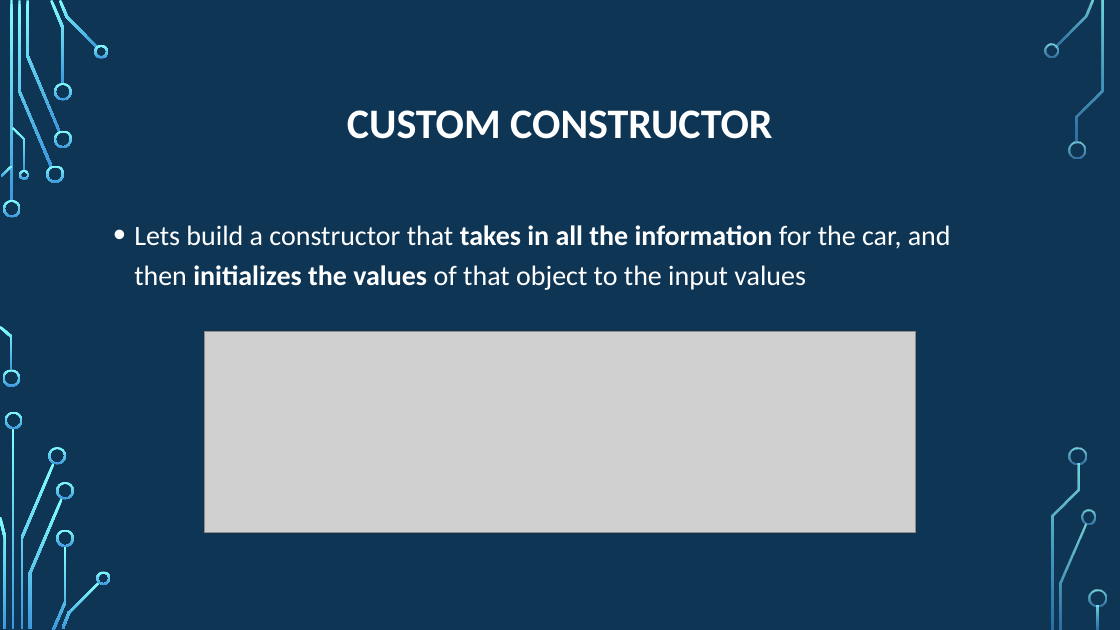
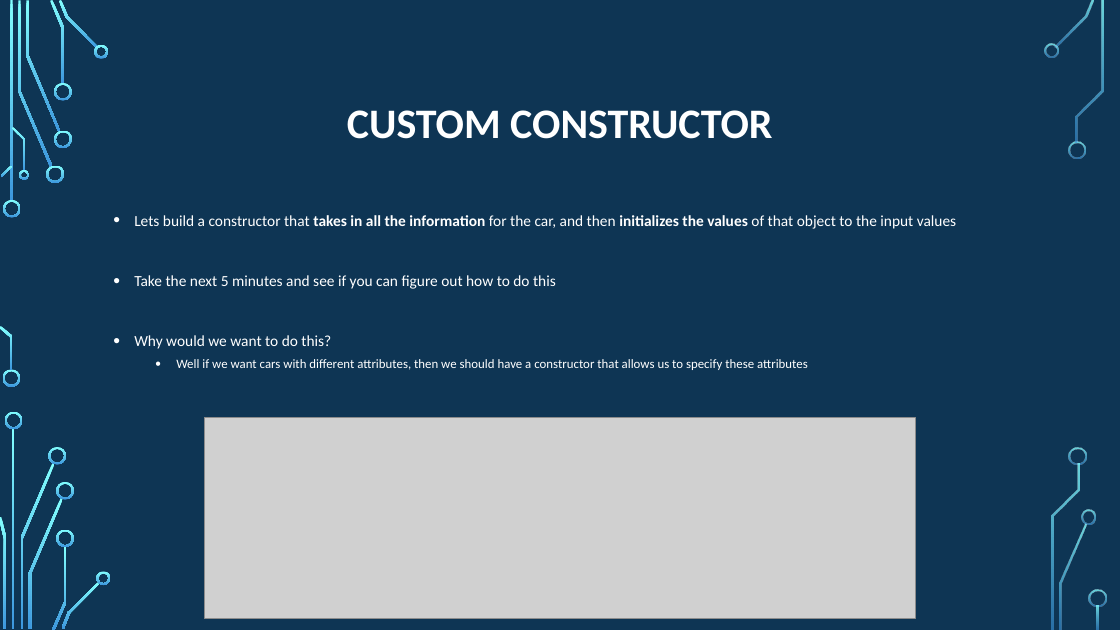
Before and after one commit to psypdt/Advanced_Summer_Course, a slide deck: slide 25 of Day4/Day_4.pptx. Drawn at 1120x630 pixels with LibreOffice and Linux fonts; fonts in the diff are those of the drawing; grey boxes stand for pictures; background and template pictures are left out. Boxes give left, top, right and bottom in pixels: in the first picture for what was removed or moved away, otherwise in the second. Text is boxed around its words. In the diff, an @@ line names an element or a change of style, - is before the commit and + after.

```diff
--- a/Day4/Day_4.pptx
+++ b/Day4/Day_4.pptx
@@ text at (134, 215, 956, 229): size 24 to 13.2 pt in "Lets build a constructor that takes in ..."; line spacing 1.2 to 1 @@
@@ text at (134, 275, 808, 370): paragraphs added @@
+• Take the next 5 minutes and see if you can figure out how to do this
+• Why would we want to do this?
+  • Well if we want cars with different attributes, then we should have a constructor that allows us to specify these attributes
@@ picture: place and size @@
-picture at (204, 332, 915, 533)
+picture at (204, 418, 915, 618)
```
Also in this commit, not shown: 18 other slides changed, 7 slides added.
